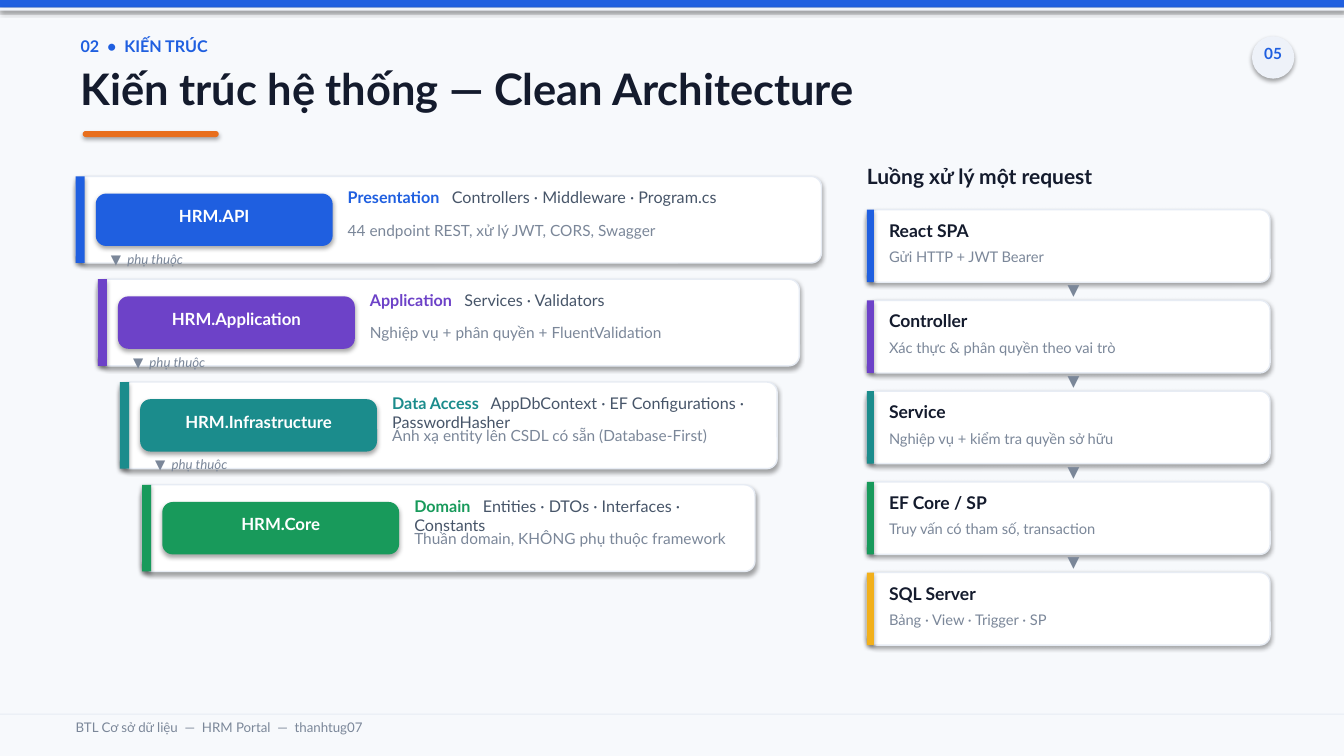
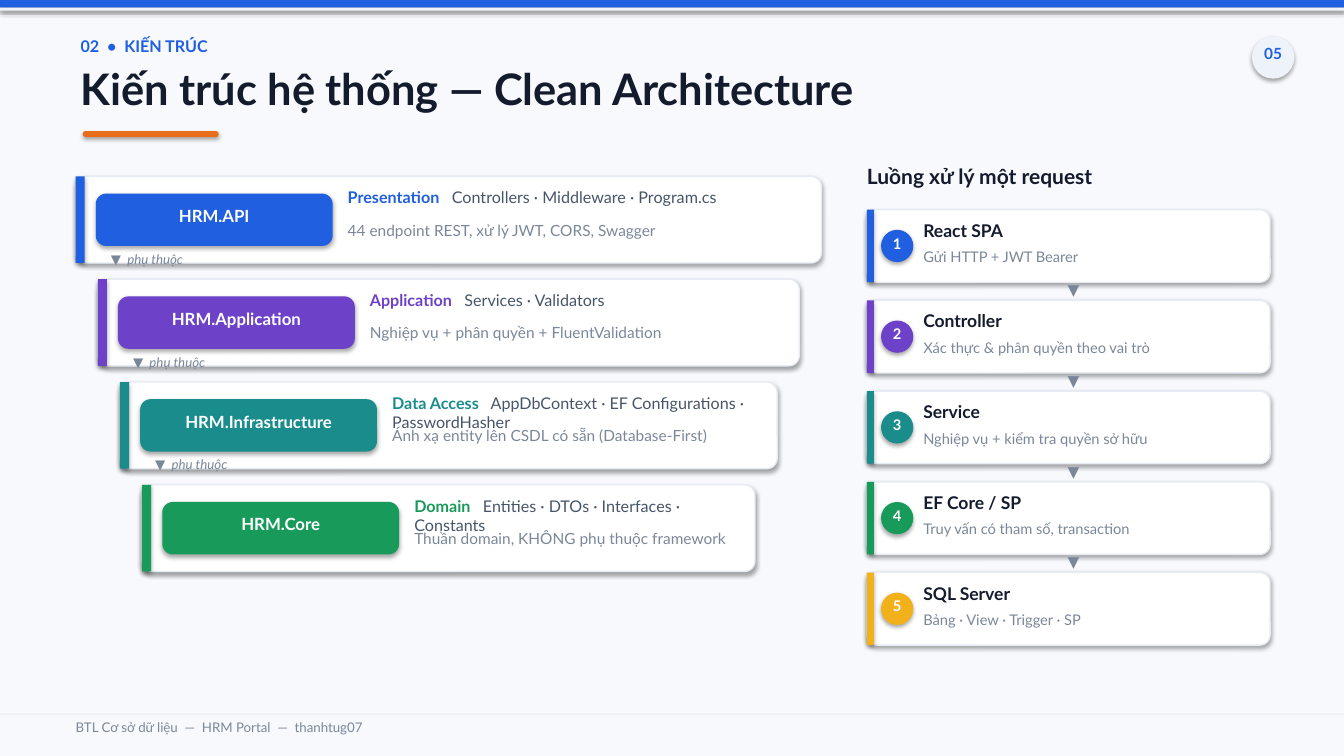
Before and after one commit to thanhtug07/hrm-kanban-management, a slide deck: slide 5 of BaoCao_BTL_CSDL_HRM_Portal.pptx. Drawn at 1344x756 pixels with LibreOffice and Linux fonts; fonts in the diff are those of the drawing. Boxes give left, top, right and bottom in pixels: in the first picture for what was removed or moved away, otherwise in the second. Text is boxed around its words. In the diff, an @@ line names an element or a change of style, - is before the commit and + after.

```diff
--- a/BaoCao_BTL_CSDL_HRM_Portal.pptx
+++ b/BaoCao_BTL_CSDL_HRM_Portal.pptx
@@ ellipse added at box(881, 230, 913, 262), fill #1F5FE0 @@
@@ text added at box(893, 238, 902, 249), 10.5 pt, text #FFFFFF, bold @@
+1
@@ text "React SPA": place and size @@
-text "React SPA" at box(889, 224, 969, 237)
+text "React SPA" at box(923, 224, 1003, 237)
@@ text "Gửi HTTP + JWT Bearer": place and size @@
-text "Gửi HTTP + JWT Bearer" at box(889, 251, 1044, 262)
+text "Gửi HTTP + JWT Bearer" at box(923, 251, 1078, 262)
@@ ellipse added at box(881, 321, 913, 353), fill #6D42C8 @@
@@ text added at box(893, 328, 902, 339), 10.5 pt, text #FFFFFF, bold @@
+2
@@ text "Controller": place and size @@
-text "Controller" at box(889, 314, 967, 327)
+text "Controller" at box(923, 314, 1001, 327)
@@ text "Xác thực & phân quyền ...": place and size @@
-text "Xác thực & phân quyền ..." at box(889, 341, 1116, 356)
+text "Xác thực & phân quyền ..." at box(923, 341, 1150, 356)
@@ ellipse added at box(881, 411, 913, 444), fill #1B8C8C @@
@@ text added at box(893, 419, 902, 430), 10.5 pt, text #FFFFFF, bold @@
+3
@@ text "Service": place and size @@
-text "Service" at box(889, 405, 946, 418)
+text "Service" at box(923, 405, 980, 418)
@@ text "Nghiệp vụ + kiểm tra ...": place and size @@
-text "Nghiệp vụ + kiểm tra ..." at box(889, 432, 1114, 447)
+text "Nghiệp vụ + kiểm tra ..." at box(923, 432, 1148, 447)
@@ ellipse added at box(881, 502, 913, 534), fill #189A5B @@
@@ text "EF Core / SP": place and size @@
-text "EF Core / SP" at box(889, 496, 986, 509)
+text "EF Core / SP" at box(923, 496, 1021, 509)
@@ text added at box(893, 510, 902, 521), 10.5 pt, text #FFFFFF, bold @@
+4
@@ text "Truy vấn có tham số, ...": place and size @@
-text "Truy vấn có tham số, ..." at box(889, 522, 1095, 537)
+text "Truy vấn có tham số, ..." at box(923, 522, 1130, 537)
@@ ellipse added at box(881, 593, 913, 625), fill #F2B01B @@
@@ text "SQL Server": place and size @@
-text "SQL Server" at box(889, 587, 976, 603)
+text "SQL Server" at box(923, 587, 1010, 603)
@@ text added at box(893, 600, 902, 611), 10.5 pt, text #FFFFFF, bold @@
+5
@@ text "Bảng · View · Trigger ...": place and size @@
-text "Bảng · View · Trigger ..." at box(889, 614, 1047, 628)
+text "Bảng · View · Trigger ..." at box(923, 614, 1081, 628)
```
Also in this commit, not shown: 10 other slides changed, 2 other files.
